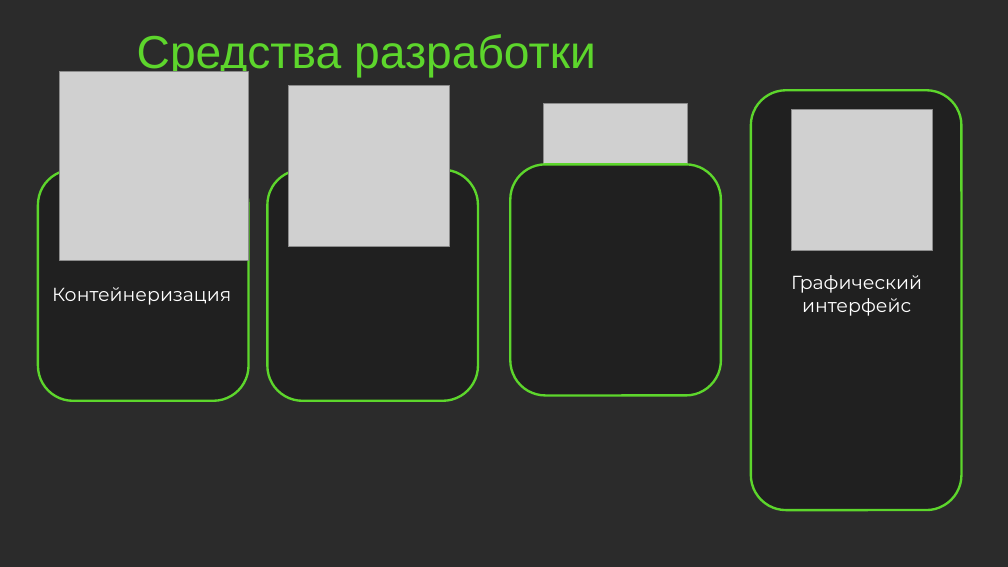
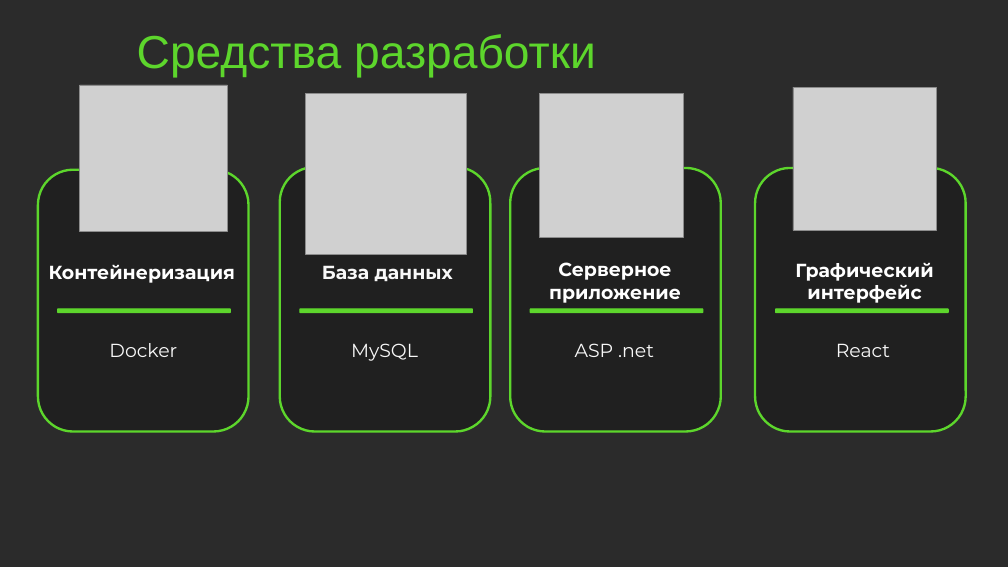
Before and after one commit to amadesya/CourseProject, a slide deck: slide 6 of Документация/Разработка подсистемы СмартФикс.pptx. Drawn at 1008x567 pixels with LibreOffice and Linux fonts; fonts in the diff are those of the drawing; grey boxes stand for pictures; background and template pictures are left out; a plain dark background stands for a picture behind light text. Boxes give left, top, right and bottom in pixels: in the first picture for what was removed or moved away, otherwise in the second. Text is boxed around its words. In the diff, an @@ line names an element or a change of style, - is before the commit and + after.

```diff
--- a/Документация/Разработка подсистемы СмартФикс.pptx
+++ b/Документация/Разработка подсистемы СмартФикс.pptx
@@ picture: place and size @@
-picture at (60,72,249,261)
+picture at (79,85,228,231)
@@ picture: place and size @@
-picture at (792,110,933,251)
+picture at (793,87,936,230)
@@ picture: place and size @@
-picture at (289,85,450,247)
+picture at (306,93,467,254)
@@ picture: place and size @@
-picture at (544,104,688,248)
+picture at (540,93,684,237)
@@ rounded rectangle: place and size @@
-rounded rectangle at (38,170,249,402)
+rounded rectangle at (38,170,249,432)
@@ rounded rectangle: place and size @@
-rounded rectangle at (268,170,479,402)
+rounded rectangle at (280,167,491,432)
@@ rounded rectangle: place and size @@
-rounded rectangle at (510,164,721,395)
+rounded rectangle at (510,168,721,432)
@@ rounded rectangle: place and size @@
-rounded rectangle at (751,90,962,510)
+rounded rectangle at (755,168,966,432)
@@ text "Контейнеризация" at (49,264,235,283): bold on @@
@@ text "Контейнеризация": place and size @@
-text "Контейнеризация" at (52,287,231,305)
+text "Контейнеризация" at (49,264,235,283)
@@ text "База данных": place and size @@
-text "База данных" at (312,276,509,306)
+text "База данных" at (322,265,453,281)
@@ text "База данных" at (322,265,453,281): text colour #FFFFFF to #F8F8F8, bold on @@
@@ text added at (549,262,681,303), 18 pt, text #FFFFFF, bold @@
+Серверное приложение
@@ text "Графический": place and size @@
-text "Графический" at (791,275,922,316)
+text "Графический" at (795,262,933,303)
@@ text "Графический" at (795,262,933,303): bold on @@
@@ rounded rectangle added at (57,309,230,313), fill #5DD62C, outline #5DD62C 1 pt @@
@@ rounded rectangle added at (300,309,473,313), fill #5DD62C, outline #5DD62C 1 pt @@
@@ rounded rectangle added at (530,309,702,313), fill #5DD62C, outline #5DD62C 1 pt @@
@@ rounded rectangle added at (776,309,948,313), fill #5DD62C, outline #5DD62C 1 pt @@
@@ text added at (109,343,177,357), 18 pt, text #F8F8F8 @@
+Docker
@@ text added at (351,343,418,361), 18 pt, text #F8F8F8 @@
+MySQL
@@ text added at (575,343,654,357), 18 pt, text #F8F8F8 @@
+ASP .net
@@ text added at (836,343,890,357), 18 pt, text #F8F8F8 @@
+React
```
Also in this commit, not shown: 6 other slides changed, 1 slide added, 1 slide removed.
